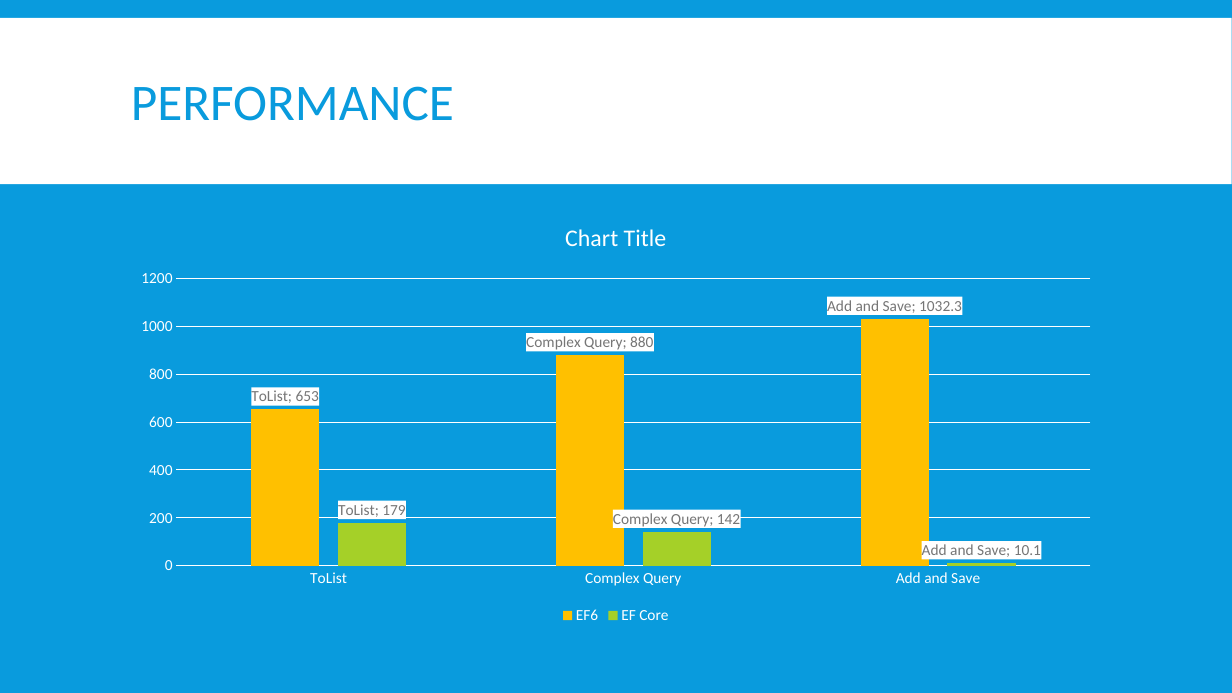
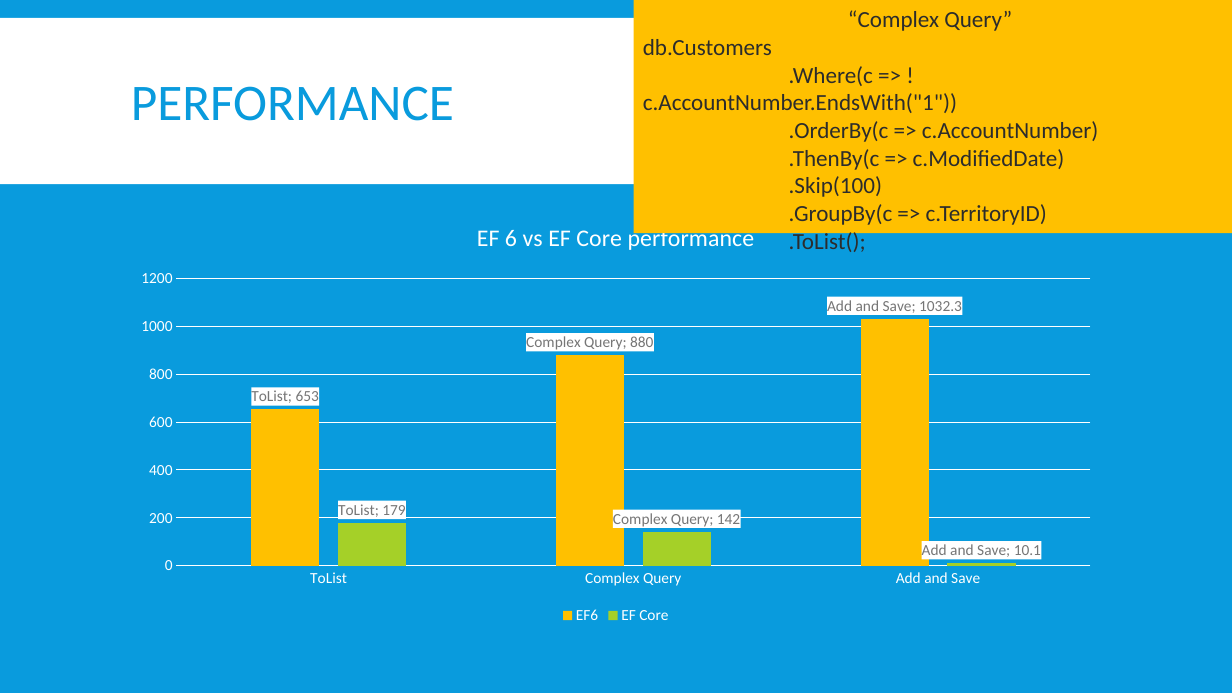
Before and after one commit to jwooley/EfCore, a slide deck: slide 7 of EfCoreGettingStarted.pptx. Drawn at 1232x693 pixels with LibreOffice and Linux fonts; fonts in the diff are those of the drawing. Boxes give left, top, right and bottom in pixels: in the first picture for what was removed or moved away, otherwise in the second. Text is boxed around its words. In the diff, an @@ line names an element or a change of style, - is before the commit and + after.

```diff
--- a/EfCoreGettingStarted.pptx
+++ b/EfCoreGettingStarted.pptx
@@ rectangle added at bbox=[634, 0, 1232, 233], fill #FFC000, 18 pt, text #2C2C2C @@
+“Complex Query”
+db.Customers
+.Where(c => !c.AccountNumber.EndsWith("1"))
+.OrderBy(c => c.AccountNumber)
+.ThenBy(c => c.ModifiedDate)
+.Skip(100)
+.GroupBy(c => c.TerritoryID)
+.ToList();
@@ column chart at bbox=[122, 203, 1111, 628] @@
@@ title "EF 6 vs EF Core performance " added @@
```
Also in this commit, not shown: 2 other slides changed, 1 other file.
